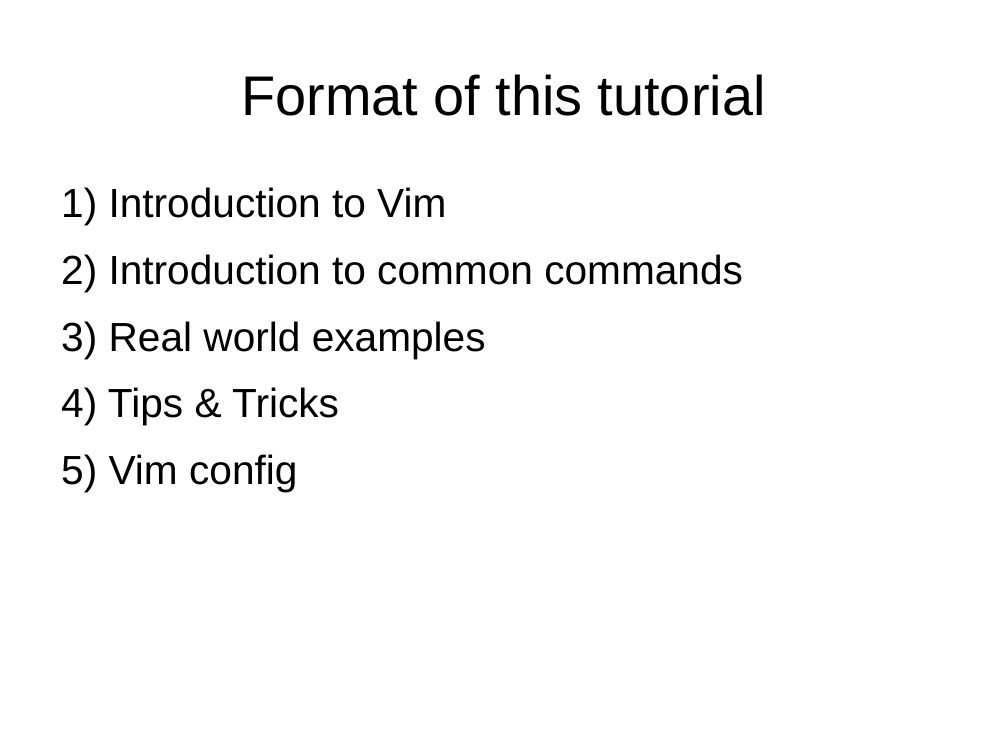
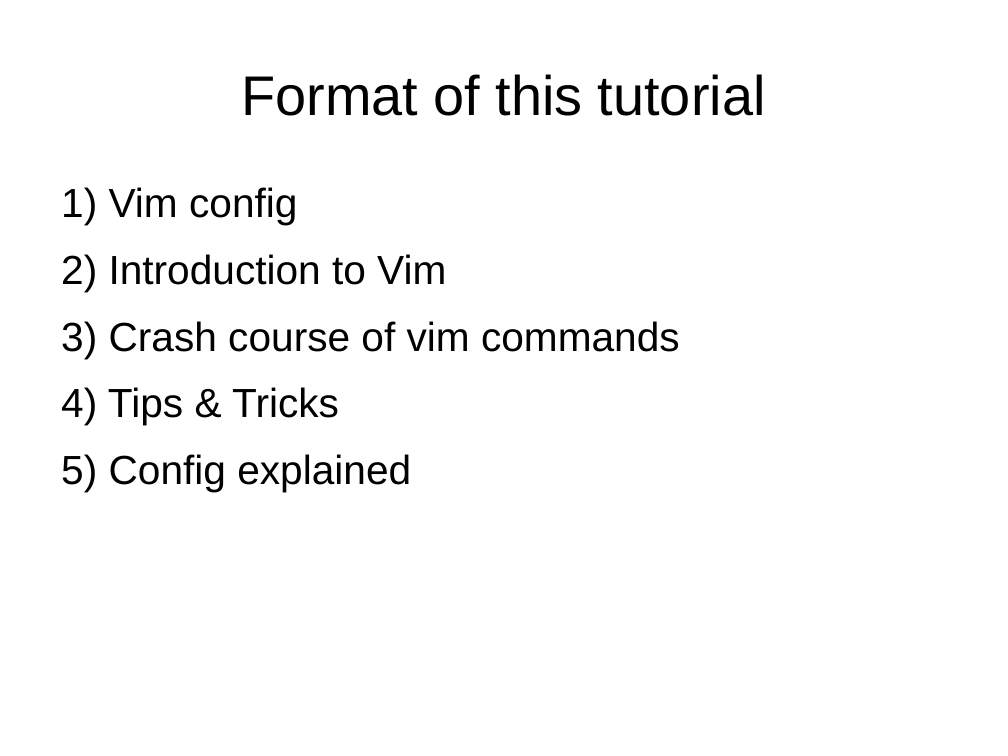
Before and after one commit to mikesligo/Vimtorial, a slide deck: slide 2 of Beginner pres.odp. Drawn at 1008x756 pixels with LibreOffice and Linux fonts; fonts in the diff are those of the drawing. Boxes give left, top, right and bottom in pixels: in the first picture for what was removed or moved away, otherwise in the second. Text is boxed around its words. In the diff, an @@ line names an element or a change of style, - is before the commit and + after.

```diff
--- a/Beginner pres.odp
+++ b/Beginner pres.odp
@@ text at box(109, 187, 297, 225): paragraph added @@
+1) Vim config
@@ text at box(109, 321, 680, 352): text changed @@
-2) Introduction to common commands
-3) Real world examples
+3) Crash course of vim commands
@@ text at box(109, 454, 411, 492): text changed @@
-5) Vim config
+5) Config explained
```
Also in this commit, not shown: 13 slides added, 1 slide removed, 13 other files.
